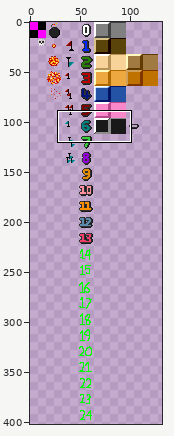
Sprite sheet -- retro/tileset.png. Above, an overview of the earlier version with the close-up marked.
Close-up. Before the edit:
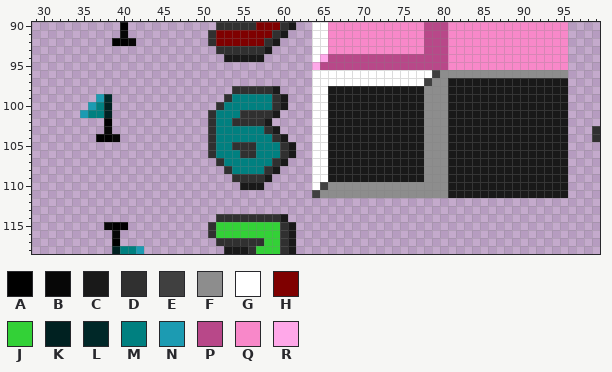
The file is 512x512 pixels. Pixels under 10% opacity are left out. Colours within 5 levels of each other are drawn and written as one. Shown: x 29..99, y 90..118. The wide view leaves out empty margins.
Palette (. is transparent): A #000000  B #070707  C #191919  D #303030  E #404040  F #8d8d8d  G #ffffff  H #7f0000  J #33d137  K #002121  L #002828  M #008080  N #1c9bb2  P #b84889  Q #f888c9  R #ffa8e9
Now the later version:
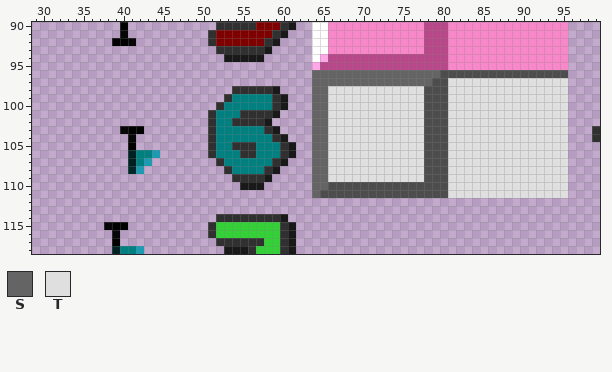
Colours new in this view: S #646464  T #dfdfdf
The exact change:
{"colour":"F","old":"#8d8d8d","new":"#4d4d4d"}
{"y":96,"x":64,"old":"GGGGGGGGGGGGGGGE","new":"SSSSSSSSSSSSSSSS"}
{"y":97,"x":64,"old":"GGGGGGGGGGGGGGE","new":"SSSSSSSSSSSSSSS"}
{"y":97,"x":81,"old":"CCCCCCCCCCCCCCC","new":"TTTTTTTTTTTTTTT"}
{"y":98,"x":64,"old":"GGCCCCCCCCCCCC","new":"SSTTTTTTTTTTTT"}
{"y":98,"x":81,"old":"CCCCCCCCCCCCCCC","new":"TTTTTTTTTTTTTTT"}
{"y":99,"x":37,"old":"NL","new":".."}
{"y":99,"x":64,"old":"GGCCCCCCCCCCCC","new":"SSTTTTTTTTTTTT"}
{"y":99,"x":81,"old":"CCCCCCCCCCCCCCC","new":"TTTTTTTTTTTTTTT"}
{"y":100,"x":36,"old":"NMK","new":"..."}
{"y":100,"x":64,"old":"GGCCCCCCCCCCCC","new":"SSTTTTTTTTTTTT"}
{"y":100,"x":81,"old":"CCCCCCCCCCCCCCC","new":"TTTTTTTTTTTTTTT"}
{"y":101,"x":35,"old":"NMMK","new":"...."}
{"y":101,"x":64,"old":"GGCCCCCCCCCCCC","new":"SSTTTTTTTTTTTT"}
{"y":101,"x":81,"old":"CCCCCCCCCCCCCCC","new":"TTTTTTTTTTTTTTT"}
{"y":102,"x":38,"old":"A","new":"."}
{"y":102,"x":64,"old":"GGCCCCCCCCCCCC","new":"SSTTTTTTTTTTTT"}
{"y":102,"x":81,"old":"CCCCCCCCCCCCCCC","new":"TTTTTTTTTTTTTTT"}
{"y":103,"x":38,"old":"B","new":"."}
{"y":103,"x":40,"old":"...","new":"BAA"}
{"y":103,"x":64,"old":"GGCCCCCCCCCCCC","new":"SSTTTTTTTTTTTT"}
{"y":103,"x":81,"old":"CCCCCCCCCCCCCCC","new":"TTTTTTTTTTTTTTT"}
{"y":104,"x":37,"old":"AAB","new":"..."}
{"y":104,"x":41,"old":".","new":"B"}
{"y":104,"x":64,"old":"GGCCCCCCCCCCCC","new":"SSTTTTTTTTTTTT"}
{"y":104,"x":81,"old":"CCCCCCCCCCCCCCC","new":"TTTTTTTTTTTTTTT"}
{"y":105,"x":41,"old":".","new":"A"}
{"y":105,"x":64,"old":"GGCCCCCCCCCCCC","new":"SSTTTTTTTTTTTT"}
{"y":105,"x":81,"old":"CCCCCCCCCCCCCCC","new":"TTTTTTTTTTTTTTT"}
{"y":106,"x":41,"old":"....","new":"KMMN"}
{"y":106,"x":64,"old":"GGCCCCCCCCCCCC","new":"SSTTTTTTTTTTTT"}
{"y":106,"x":81,"old":"CCCCCCCCCCCCCCC","new":"TTTTTTTTTTTTTTT"}
{"y":107,"x":41,"old":"...","new":"KMN"}
{"y":107,"x":64,"old":"GGCCCCCCCCCCCC","new":"SSTTTTTTTTTTTT"}
{"y":107,"x":81,"old":"CCCCCCCCCCCCCCC","new":"TTTTTTTTTTTTTTT"}
{"y":108,"x":41,"old":"..","new":"LN"}
{"y":108,"x":64,"old":"GGCCCCCCCCCCCC","new":"SSTTTTTTTTTTTT"}
{"y":108,"x":81,"old":"CCCCCCCCCCCCCCC","new":"TTTTTTTTTTTTTTT"}
{"y":109,"x":64,"old":"GGCCCCCCCCCCCC","new":"SSTTTTTTTTTTTT"}
{"y":109,"x":81,"old":"CCCCCCCCCCCCCCC","new":"TTTTTTTTTTTTTTT"}
{"y":110,"x":64,"old":"GE","new":"SS"}
{"y":110,"x":81,"old":"CCCCCCCCCCCCCCC","new":"TTTTTTTTTTTTTTT"}
{"y":111,"x":64,"old":"E","new":"S"}
{"y":111,"x":81,"old":"CCCCCCCCCCCCCCC","new":"TTTTTTTTTTTTTTT"}
